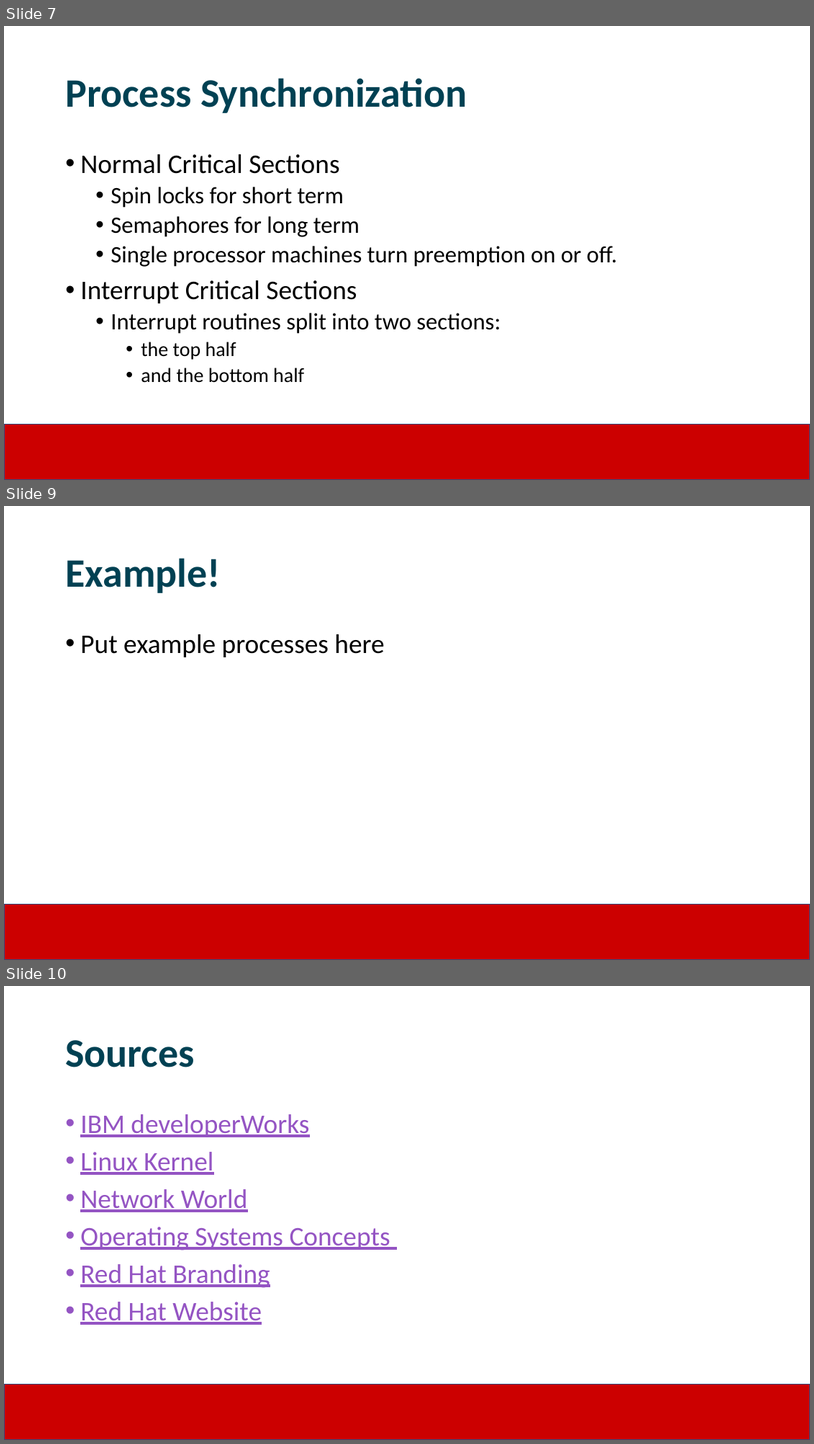
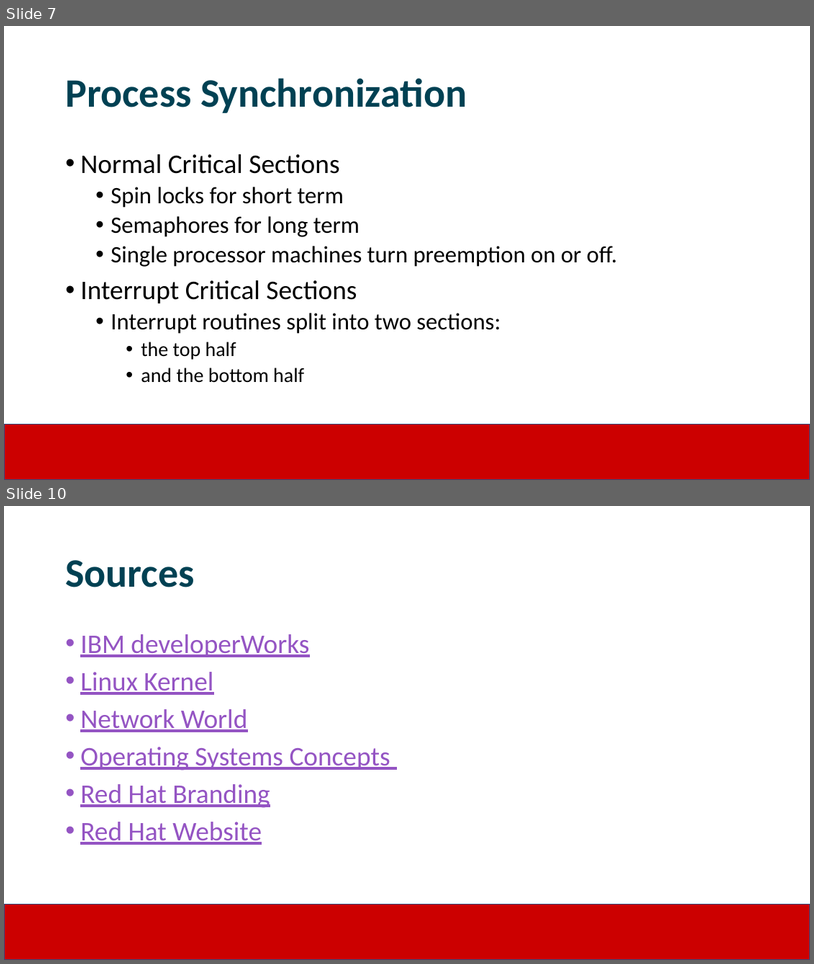
Before and after one commit to JimmyJHickey/Rambunctious-Homunculi, a slide deck: reports/RedHat_Presentation.pptx. Shown one above the other, each under a label of ours: slides 7, 9 and 10 before the commit, slides 7 and 10 after it; the slides between them are not shown. The pictures are 814x1444 and 814x964 pixels, drawn with LibreOffice and Linux fonts; fonts in the diff are those of the drawing; background and template pictures are left out. Boxes give left, top, right and bottom in pixels: in the first picture for what was removed or moved away, otherwise in the second. Text is boxed around its words. In the diff, an @@ line names an element or a change of style, - is before the commit and + after.

```diff
--- a/reports/RedHat_Presentation.pptx
+++ b/reports/RedHat_Presentation.pptx
@@ slide 9 removed at [4, 506, 810, 960], background #FFFFFF; not listed: 1 template element that a slide beside it also shows @@
@@ title removed at [65, 558, 220, 593] @@
-Example!
@@ text removed at [80, 634, 384, 657] @@
-• Put example processes here
```
Also in this commit, not shown: 3 slides changed, 1 slide added, 2 other files.
